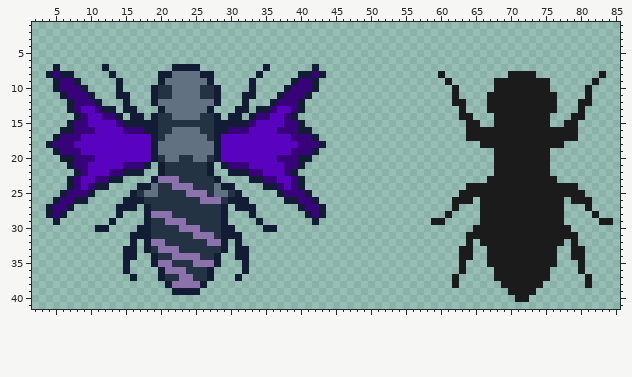
Sprite sheet: sprites/bees/void_bee_hd.png. This is how it looked before the edit.
The file is 96x48 pixels. Colours within 5 levels of each other are drawn and written as one. Shown: x 2..85, y 1..41.
Once edited:
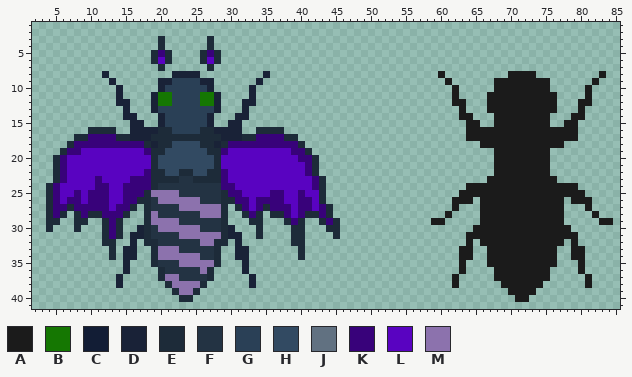
Palette (. is transparent): A #1b1b1b  B #157702  C #121d35  D #192237  E #1d2b39  F #233343  G #2a4056  H #324a62  J #617181  K #38027a  L #5903c1  M #8c72ad
The exact change:
@@ x 2..47 @@
  2 ..............................................
- 3 ..............................................
- 4 ..............................................
- 5 ..............................................
- 6 ..............................................
- 7 ...C......C.........CCCC.........C......C.....
- 8 ..CKCC.....C......CCJJJJCC......C.....CCKC....
- 9 ...CKKC.....C.....CJJJJJJC.....C.....CKKC.....
-10 ...CKKKC....C....CFFJJJJFFC....C....CKKKC.....
-11 ....CKKKC...CC...CFFJJJJFFC...CC...CKKKC......
-12 .....CKKKC...C...CJJJJJJJJC...C...CKKKC.......
-13 .....CKLLKCC.CC...CJJJJJJC...CC.CCKLLKC.......
-14 ......CKLLKKC.CC.CFFJJJJFFC.CC.CKKLLKC........
-15 .....CKKLLLLKCCCCCFFFFFFFFCCCCCKLLLLKKC.......
-16 ....CCKKKLLLLKKKCCFFJJJJFFCCKKKLLLLKKKCC......
-17 ...CKKKLLLLLLLLLLCFJJJJJJFCLLLLLLLLLLKKKC.....
-18 ..CKKKLLLLLLLLLLLCJJJJJJJJCLLLLLLLLLLLKKKC....
-19 ...CKKKLLLLLLLLLLCJJJJJJJJCLLLLLLLLLLKKKC.....
-20 ....CCKKKLLLLLLLLCFJJFFJJFCLLLLLLLLKKKCC......
-21 .....CKKLLLLLKKKC.CFFFFFFC.CKKKLLLLLKKC.......
-22 ......CKLLLKKCCC..CFFFFFFC..CCCKKLLLKC........
-23 .....CKLLKKCC....CMMMFFFFFC....CCKKLLKC.......
-24 .....CKLKCC....CCJFFMMMFFFJCC....CCKLKC.......
-25 ....CKKKC.....CFJJFFFFMMMFJJFC.....CKKKC......
-26 ...CKKCC.....CCCFFFFFFFFMMMFCCC.....CCKKC.....
-27 ..CKKC......CCC.CFFFFFFFFFFC.CCC......CKKC....
-28 ..CKC.......C...CMMMFFFFFFFC...C.......CKC....
-29 ...C.......C....CFFMMMFFFFFC....C.......C.....
-30 .........CC....CCFFFFMMMFFFCC....CC...........
-31 ..............CCCFFFFFFMMMFCCC................
-32 ..............C.CMMFFFFFFMMC.C................
-33 .............CC.CFMMMFFFFFFC.CC...............
-34 .............CC..CFFMMMMFFC..CC...............
-35 .............C...CMMFFFMMMC...C...............
-36 .............C....CMMMFFFC....C...............
-37 ..............C...CFFMMFFC...C................
-38 ...................CMMMMC.....................
-39 ....................CCCC......................
-40 ..............................................
+ 3 ..................E......E....................
+ 4 ..................E......E....................
+ 5 .................EKE....EKE...................
+ 6 .................ELE....ELE...................
+ 7 ..................E......E....................
+ 8 ..........D.........DDDD.........D............
+ 9 ...........D......DDGGGGDD......D.............
+10 ............D.....DGGGGGGD.....D..............
+11 ............D....DBBGGGGBBD....D..............
+12 ............DD...DBBGGGGBBD...DD..............
+13 .............D...DGGGGGGGGD...D...............
+14 .............DD...DGGGGGGD...DD...............
+15 ..............DD..DGGGGGGD..DD................
+16 ........EEEE..DDDDEEGGGGEEDDDD..EEEE..........
+17 ......EEKKKKEEDDDEEEEEEEEEEDDDEEKKKKEE........
+18 .....EKKKKKKKKKKEDEEHHHHEEDEKKKKKKKKKKE.......
+19 ....EKKLLLLLLLLLKEEHHHHHHEEKLLLLLLLLLKKE......
+20 ...EKLLLLLLLLLLLLEHHHHHHHHELLLLLLLLLLLKKE.....
+21 ...EKLLLLLLLLLLLLEHHHHHHHHELLLLLLLLLLLLKE.....
+22 ...EKLLLLLLLLLLLKEEHHEEHHEEKLLLLLLLLLLLKE.....
+23 ...EKLLLLKLLLLKKKEEEEFFEEEEKLLLLLLLLLLLLKE....
+24 ..EKLLLLLKKLLKKKKEFFFFFFFFFKKLLLLLLLLLLLKE....
+25 ..EKLLKLKKKLLKKKEMMMMFFFFFFEKKLLLLKKLLKLLE....
+26 ..EKLKKLKKKLLKKEEFMMMMMMFFFEEKKLKKKKLLKKLE....
+27 ..EKKEKKKKKLKKE.EFFFFMMMMMME.EKLKEKKKLKKLKE...
+28 ..EKE.EKEEKKKE..EMFFFFFFMMME..EKE.EEKLKEEKE...
+29 ..EE..EE..EKE...EMMMMFFFFFFE...EE...EKE..EKE..
+30 ..E...E...EKE..DEFMMMMMMFFFED...E....EE...EE..
+31 ..........EKE.DDEFFFFMMMMMMEDD..E....EE....E..
+32 ..........EE..D.EEFFFFFFMMEE.D.......EE.......
+33 ...........E.DD..EMMMFFFFFE..DD.......E.......
+34 ...........E.DD..EMMMMMMFFE..DD.......E.......
+35 .............D...EFFFMMMMME...D...............
+36 .............D....EFFFFFME....D...............
+37 ............D.....EMMFFFFE.....D..............
+38 ............D......EMMMME......D..............
+39 ....................EMME......................
+40 .....................EE.......................
 41 ..............................................
Pixel boxes of the changes (left, top, right, bottom) in both pictures:
changed: (46, 36, 340, 302)
